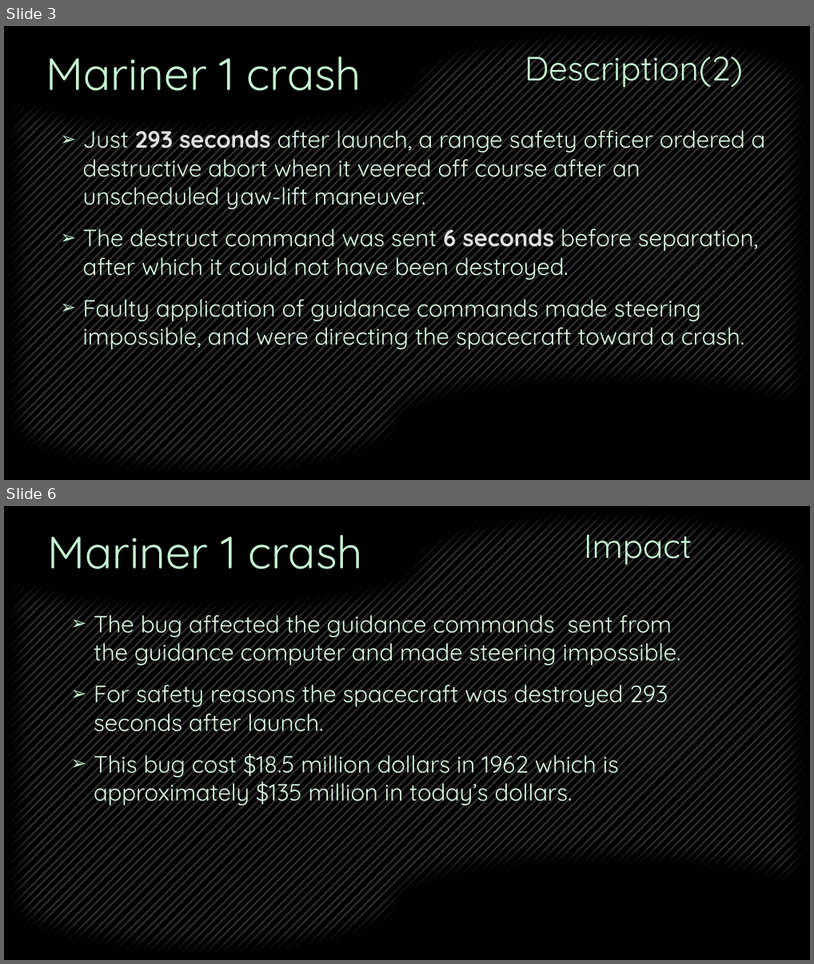
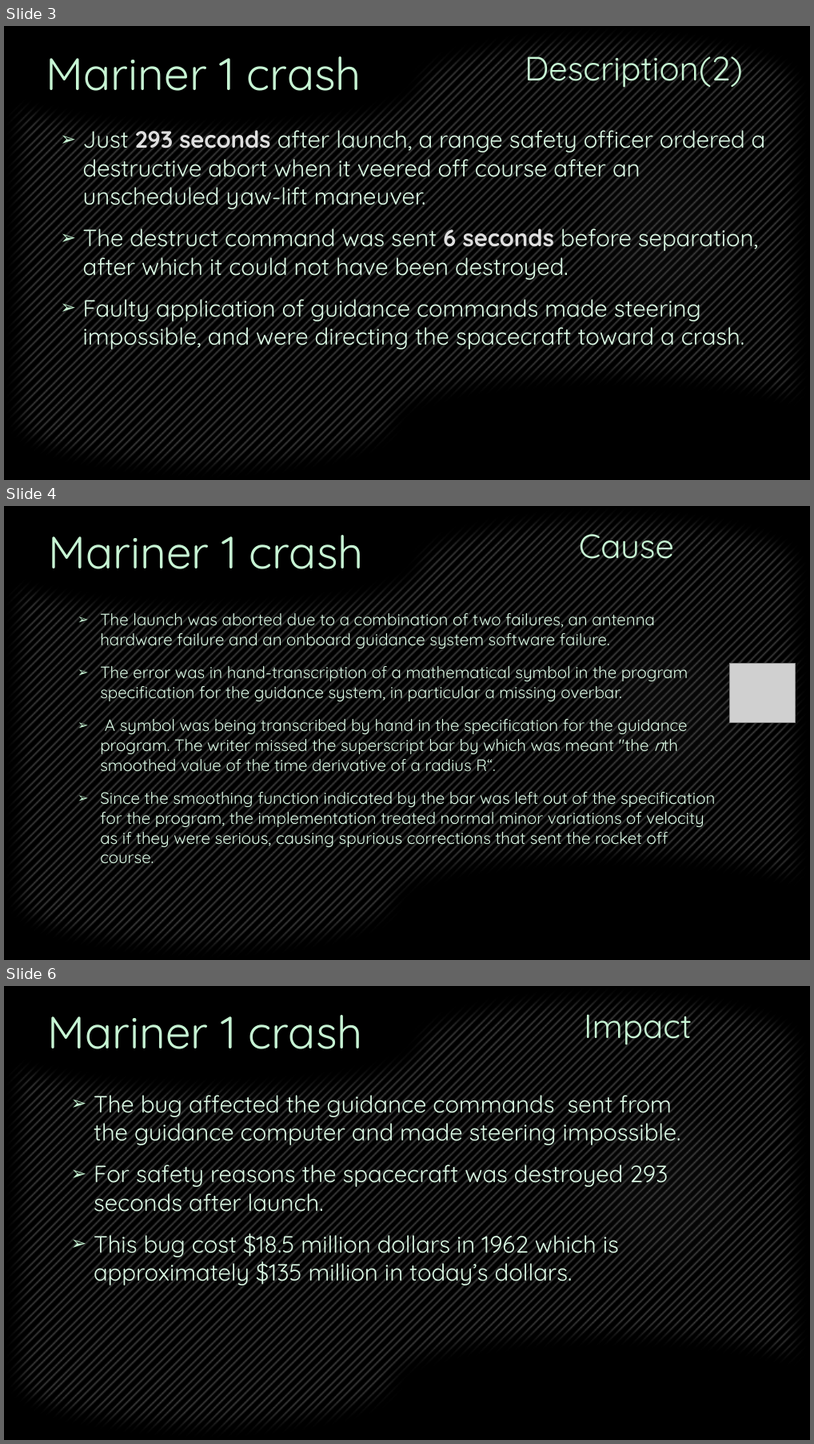
Before and after one commit to Team-Griffin-SQA-2015/Presentation-Preparations, a slide deck: Mariner1Crash.pptx. Shown one above the other, each under a label of ours: slides 3 and 6 before the commit, slides 3, 4 and 6 after it; the slides between them are not shown. The pictures are 814x964 and 814x1444 pixels, drawn with LibreOffice and Linux fonts; fonts in the diff are those of the drawing; grey boxes stand for pictures; background and template pictures are left out. Boxes give left, top, right and bottom in pixels: in the first picture for what was removed or moved away, otherwise in the second. Text is boxed around its words. In the diff, an @@ line names an element or a change of style, - is before the commit and + after.

```diff
--- a/Mariner1Crash.pptx
+++ b/Mariner1Crash.pptx
@@ slide 4 added at box(4, 506, 810, 960), background picture (left out); not listed: 2 template elements that a slide beside it also shows @@
@@ title added at box(579, 529, 674, 567), 40 pt, text #C7F5D4 @@
+Cause
@@ text added at box(49, 535, 364, 569), 54 pt, text #C7F5D4 @@
+Mariner 1 crash
@@ text added at box(100, 608, 715, 866), 19.6 pt, text #DBF9E5 @@
+➢ The launch was aborted due to a combination of two failures, an antenna hardware failure and an onboard guidance system software failure.
+➢ The error was in hand-transcription of a mathematical symbol in the program specification for the guidance system, in particular a missing overbar.
+➢ A symbol was being transcribed by hand in the specification for the guidance program. The writer missed the superscript bar by which was meant "the nth smoothed value of the time derivative of a radius R“.
+➢ Since the smoothing function indicated by the bar was left out of the specification for the program, the implementation treated normal minor variations of velocity as if they were serious, causing spurious corrections that sent the rocket off course.
@@ picture added at box(730, 664, 796, 722) @@
```
Also in this commit, not shown: 1 slide changed, 1 slide removed.
